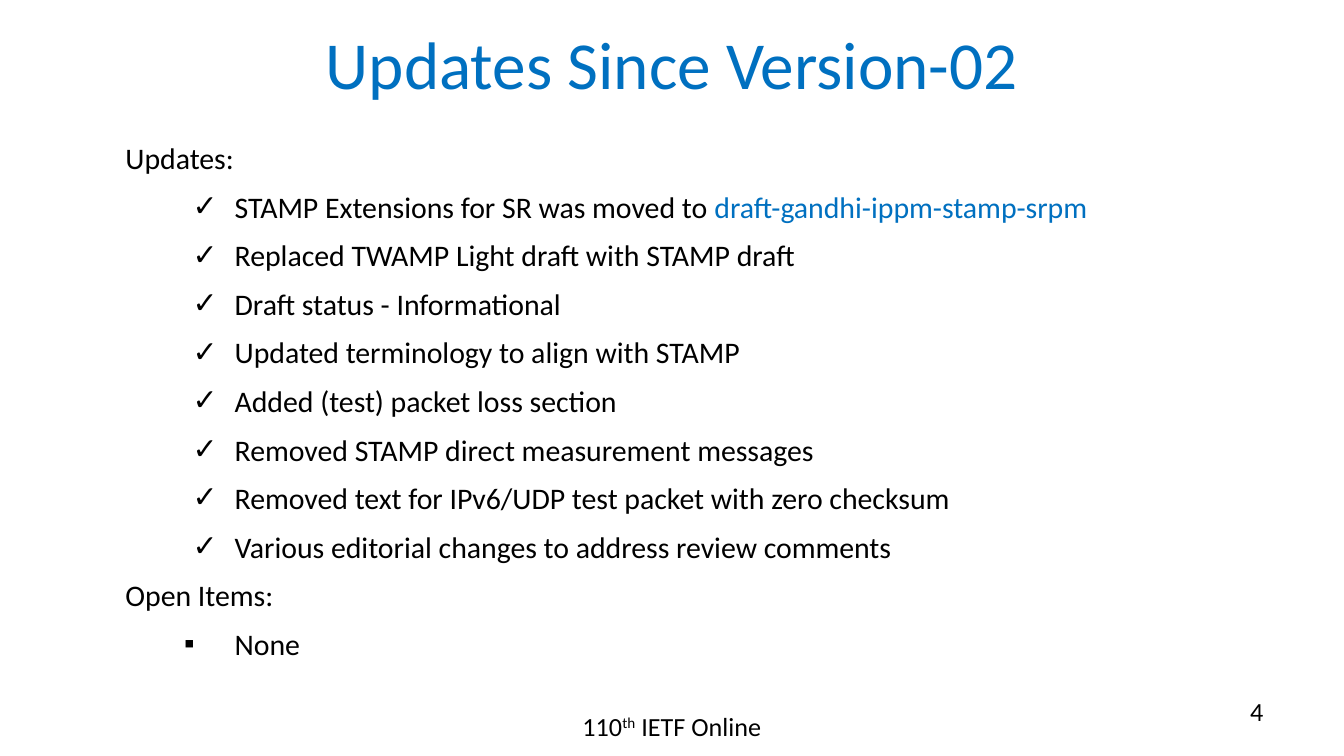
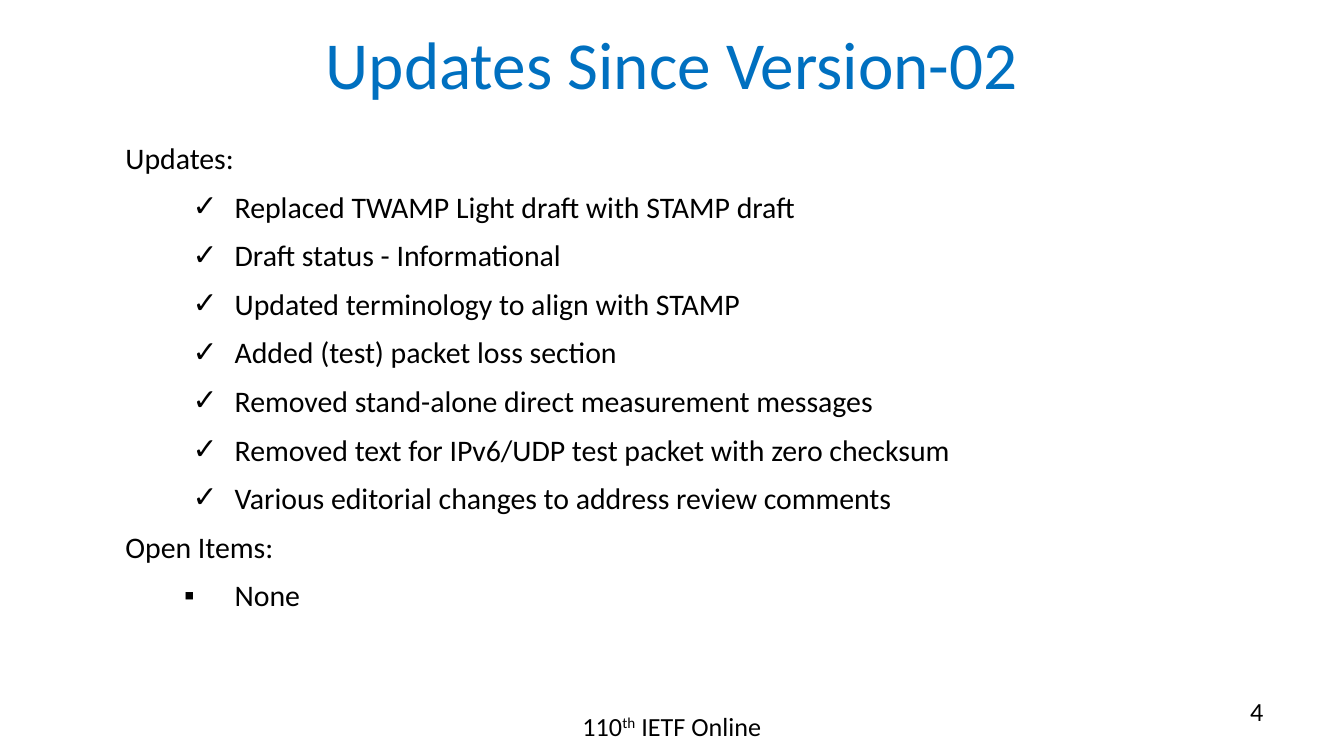
Before and after one commit to rakgandhi/ietf-slides, a slide deck: slide 4 of draft-gandhi-spring-stamp-srpm-05.pptx. Drawn at 1344x756 pixels with LibreOffice and Linux fonts; fonts in the diff are those of the drawing. Boxes give left, top, right and bottom in pixels: in the first picture for what was removed or moved away, otherwise in the second. Text is boxed around its words. In the diff, an @@ line names an element or a change of style, - is before the commit and + after.

```diff
--- a/draft-gandhi-spring-stamp-srpm-05.pptx
+++ b/draft-gandhi-spring-stamp-srpm-05.pptx
@@ text at (235,197,1087,223): paragraph removed @@
-  ✓ STAMP Extensions for SR was moved to draft-gandhi-ippm-stamp-srpm
@@ text at (235,391,872,417): text changed @@
-  ✓ Removed STAMP direct measurement messages
+  ✓ Removed stand-alone direct measurement messages
```
Also in this commit, not shown: 5 other files.
